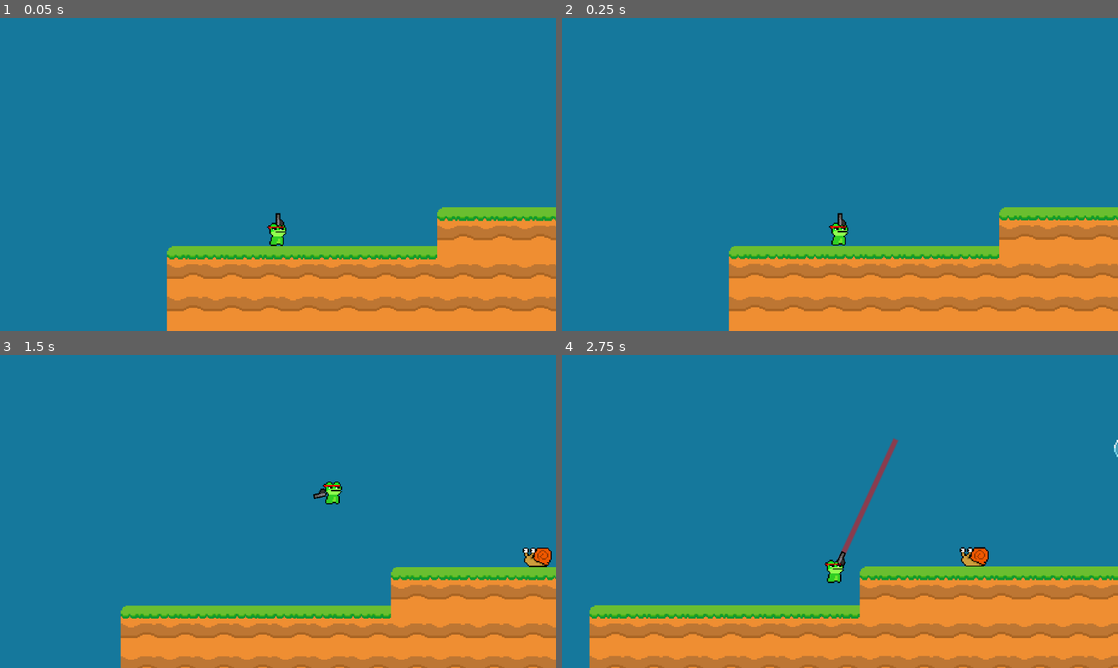
Above: before the commit, frames 1-4 (two rows, left to right).
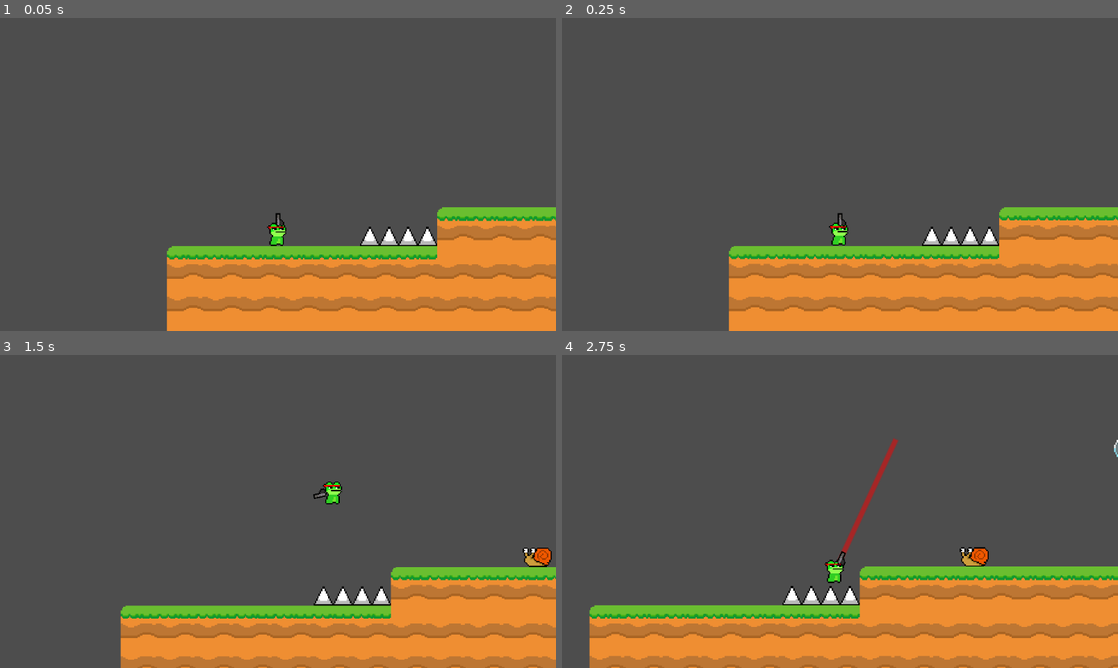
Above: after the commit, the same moments.

Repository: DylanMather2004/Gunphibian
Game: Godot game, scene res://Scenes/Levels/Level 1.tscn
The game is run twice, just before and just after one commit, with the same random seed, the same clock (stepped at 60 frames per second) and the same inputs. The project has no main scene, so this scene is started directly.
Inputs (mouse positions are in pixels of both pictures, inside the frame that each line leads up to):
- Up to frame 1 (0.05 s): no input
- Up to frame 2 (0.25 s): no input
- Up to frame 3 (1.5 s): tap Enter at 0.5 s; move the mouse to (400, 495) at 0.52 s; hold Right mouse button (Lick) 0.53-1.28 s; hold D (Right) from 0.53 s (still down); tap Space (Jump) at 0.77, 0.8, 1.07, 1.35 s; move the mouse to (166, 527) at 1.27 s
- Up to frame 4 (2.75 s): tap Space (Jump) at 1.52, 1.82, 2.3 s; right-click (728, 527) at 1.55 s; move the mouse to (895, 442) at 2.02 s; release D (Right) at 2.03 s; hold A (Left) from 2.03 s (still down); hold Right mouse button (Lick) from 2.03 s (still down)

The runs differ from the first frame. In frame 1, 78% of the frame differs, in the area x 0-100%, y 0-100%; in frame 2, 78%; in frame 3, 80%; in frame 4, 75%.

Commit message:
Game Over UI added and scripted
-----Changelog-----
- Game Over UI canvas created
- Script added to manage the UI button input
- Game Manager Script Created, instantiates UI on player death
- Player Death Function now locks input and broadcasts a signal to the game manager.
- Hazard Script created for anything designed to insta-kill the player
- Spike Prefab created

Diff:
--- /dev/null
+++ b/GameOverUI.tscn
@@ -0,0 +1,50 @@
+[gd_scene load_steps=2 format=3 uid="uid://c0gxti5hs8hdg"]
+
+[ext_resource type="Script" path="res://Scripts/UI Scripts/GameOverUI.gd" id="1_xx5js"]
+
+[node name="GameOverUI" type="CanvasLayer"]
+script = ExtResource("1_xx5js")
+
+[node name="Control" type="Control" parent="."]
+layout_mode = 3
+anchors_preset = 0
+offset_right = 40.0
+offset_bottom = 40.0
+
+[node name="QuitText" type="RichTextLabel" parent="Control"]
+offset_left = 249.0
+offset_top = 50.0
+offset_right = 1402.0
+offset_bottom = 699.0
+theme_override_font_sizes/normal_font_size = 100
+text = "GAME OVER"
+
+[node name="RetryButton" type="Button" parent="Control"]
+layout_mode = 0
+offset_left = 433.0
+offset_top = 217.0
+offset_right = 654.0
+offset_bottom = 258.0
+theme_override_font_sizes/font_size = 34
+text = "Retry Level"
+
+[node name="QuitButton" type="Button" parent="Control"]
+layout_mode = 0
+offset_left = 433.0
+offset_top = 407.0
+offset_right = 654.0
+offset_bottom = 462.0
+theme_override_font_sizes/font_size = 34
+text = "Quit"
+
+[node name="MapButton" type="Button" parent="Control"]
+layout_mode = 0
+offset_left = 420.0
+offset_top = 315.0
+offset_right = 672.0
+offset_bottom = 370.0
+theme_override_font_sizes/font_size = 34
+text = "Return To Map"
+
+[connection signal="pressed" from="Control/RetryButton" to="." method="_on_retry_button_pressed"]
+[connection signal="pressed" from="Control/QuitButton" to="." method="_on_quit_button_pressed"]
--- a/Scenes/Levels/Level 1.tscn
+++ b/Scenes/Levels/Level 1.tscn
@@ -1,9 +1,12 @@
-[gd_scene load_steps=7 format=3 uid="uid://l0it6ilr8erk"]
+[gd_scene load_steps=10 format=3 uid="uid://l0it6ilr8erk"]
 
 [ext_resource type="Texture2D" uid="uid://bbux61q8qlcrt" path="res://Art/Tilesets/Grass-002.png" id="2_fy4gc"]
 [ext_resource type="PackedScene" uid="uid://cydm7urjdntlb" path="res://Scenes/Prefabs/Characters/player.tscn" id="2_qc2w8"]
 [ext_resource type="PackedScene" uid="uid://74qvrk8yt17x" path="res://Scenes/Prefabs/Characters/Enemies/snail.tscn" id="3_f2bri"]
 [ext_resource type="PackedScene" uid="uid://bmht2rmdlk4ia" path="res://Scenes/Prefabs/World/bubble.tscn" id="4_vx2b4"]
+[ext_resource type="Script" path="res://Scripts/Game Scripts/GameManager.gd" id="5_7snrx"]
+[ext_resource type="PackedScene" uid="uid://c0gxti5hs8hdg" path="res://GameOverUI.tscn" id="6_jrpnt"]
+[ext_resource type="PackedScene" uid="uid://doxddrqq4347p" path="res://Scenes/Prefabs/World/Obstacles/spike.tscn" id="7_3j8il"]
 
 [sub_resource type="TileSetAtlasSource" id="TileSetAtlasSource_3md8i"]
 texture = ExtResource("2_fy4gc")
@@ -68,3 +71,20 @@
 
 [node name="Bubble" parent="." instance=ExtResource("4_vx2b4")]
 position = Vector2(447, -2)
+
+[node name="GameManager" type="Node" parent="." node_paths=PackedStringArray("PlayerRef")]
+script = ExtResource("5_7snrx")
+PlayerRef = NodePath("../Player")
+UIRef = ExtResource("6_jrpnt")
+
+[node name="Spike" parent="." instance=ExtResource("7_3j8il")]
+position = Vector2(216, 120)
+
+[node name="Spike2" parent="." instance=ExtResource("7_3j8il")]
+position = Vector2(200, 120)
+
+[node name="Spike3" parent="." instance=ExtResource("7_3j8il")]
+position = Vector2(184, 120)
+
+[node name="Spike4" parent="." instance=ExtResource("7_3j8il")]
+position = Vector2(168, 120)
--- a/Scenes/Prefabs/Characters/Enemies/snail.tscn
+++ b/Scenes/Prefabs/Characters/Enemies/snail.tscn
@@ -11,6 +11,21 @@
 
 [sub_resource type="RectangleShape2D" id="RectangleShape2D_lvsga"]
 size = Vector2(23, 15)
+
+[sub_resource type="Animation" id="Animation_ot1l1"]
+length = 0.001
+tracks/0/type = "value"
+tracks/0/imported = false
+tracks/0/enabled = true
+tracks/0/path = NodePath(".:modulate")
+tracks/0/interp = 1
+tracks/0/loop_wrap = true
+tracks/0/keys = {
+"times": PackedFloat32Array(0),
+"transitions": PackedFloat32Array(1),
+"update": 0,
+"values": [Color(1, 1, 1, 1)]
+}
 
 [sub_resource type="Animation" id="Animation_f307r"]
 resource_name = "base"
@@ -27,25 +42,9 @@
 "values": [Color(1, 1, 1, 1)]
 }
 
-[sub_resource type="Animation" id="Animation_ot1l1"]
-length = 0.001
-tracks/0/type = "value"
-tracks/0/imported = false
-tracks/0/enabled = true
-tracks/0/path = NodePath(".:modulate")
-tracks/0/interp = 1
-tracks/0/loop_wrap = true
-tracks/0/keys = {
-"times": PackedFloat32Array(0),
-"transitions": PackedFloat32Array(1),
-"update": 0,
-"values": [Color(1, 1, 1, 1)]
-}
-
 [sub_resource type="Animation" id="Animation_vxxnt"]
 resource_name = "hurt"
 length = 0.5
-loop_mode = 1
 tracks/0/type = "value"
 tracks/0/imported = false
 tracks/0/enabled = true
@@ -66,9 +65,10 @@
 "hurt": SubResource("Animation_vxxnt")
 }
 
-[node name="Snail" type="CharacterBody2D" groups=["Enemy"]]
+[node name="Snail" type="CharacterBody2D" node_paths=PackedStringArray("hurt_animator") groups=["Enemy"]]
 script = ExtResource("1_i84f6")
 _max_health = 3
+hurt_animator = NodePath("AnimationPlayer")
 
 [node name="Sprite2D" type="Sprite2D" parent="."]
 z_index = 1
--- a/Scenes/Prefabs/Characters/player.tscn
+++ b/Scenes/Prefabs/Characters/player.tscn
@@ -7,7 +7,7 @@
 [ext_resource type="PackedScene" uid="uid://oem1otp5oyxl" path="res://Scenes/Prefabs/Projectiles/bullet.tscn" id="4_wv51l"]
 
 [sub_resource type="RectangleShape2D" id="RectangleShape2D_v3why"]
-size = Vector2(18, 19)
+size = Vector2(15, 18)
 
 [sub_resource type="Animation" id="Animation_ecwdy"]
 resource_name = "Hurt"
@@ -92,7 +92,7 @@
 texture = ExtResource("2_b3twc")
 
 [node name="CollisionShape2D" type="CollisionShape2D" parent="."]
-position = Vector2(-1, 0.5)
+position = Vector2(-0.5, 1)
 shape = SubResource("RectangleShape2D_v3why")
 
 [node name="Pistol" type="Node2D" parent="."]
--- /dev/null
+++ b/Scenes/Prefabs/World/Obstacles/spike.tscn
@@ -0,0 +1,15 @@
+[gd_scene load_steps=3 format=3 uid="uid://doxddrqq4347p"]
+
+[ext_resource type="Script" path="res://Scripts/World Scripts/Hazard.gd" id="1_rk0o5"]
+[ext_resource type="Texture2D" uid="uid://dy22t4l8ggfx" path="res://Art/Obstacles/Spike.png" id="1_tefoq"]
+
+[node name="Spike" type="Area2D" groups=["hazard"]]
+script = ExtResource("1_rk0o5")
+
+[node name="Sprite2D" type="Sprite2D" parent="."]
+texture = ExtResource("1_tefoq")
+
+[node name="CollisionPolygon2D" type="CollisionPolygon2D" parent="."]
+polygon = PackedVector2Array(0, -8, 7, 7, -7, 7)
+
+[connection signal="body_entered" from="." to="." method="_on_body_entered"]
--- a/Scripts/Character Scripts/Enemies/Enemy.gd
+++ b/Scripts/Character Scripts/Enemies/Enemy.gd
@@ -3,6 +3,7 @@
 var _health = 5
 @export var _max_health = 5
 @export var _damage = 2
+@export var hurt_animator:AnimationPlayer
 
 func _ready():
 	_health=_max_health
@@ -10,6 +11,8 @@
 func change_health(change):
 	_health += change
 	_health = clampi(_health,0,_max_health)
+	if change <0&&hurt_animator: #<-------- For Enemy Prototyping, remove in final build
+		hurt_animator.play('hurt')#<-------- IMPORTANT: All Enemy hurt animations must be called 'Hurt'
 	if _health==0:
 		queue_free()
 
--- a/Scripts/Character Scripts/Enemies/Snail.gd
+++ b/Scripts/Character Scripts/Enemies/Snail.gd
@@ -14,6 +14,10 @@
 
 	move_and_slide()
 
+func change_health(change):
+	super.change_health(change)
+	#if change <0:
+		#$AnimationPlayer.play("hurt")
 
 func _on_area_2d_body_entered(body):
 	if body == self:
--- a/Scripts/Character Scripts/Player.gd
+++ b/Scripts/Character Scripts/Player.gd
@@ -8,6 +8,7 @@
 @export var i_frames = 0.2
 var invincible = false
 var health
+var paused = false
 var jumpBuffer:float = 0.0
 @export_range(0.0,1.0)var acceleration=0.25
 @export_range(0.0,1.0)var friction=0.1
@@ -15,6 +16,7 @@
 var end_point:Vector2 = Vector2.ZERO
 var target:Node2D=null
 
+signal player_dead
 
 var line_colour:Color = Color(255,0,0,0.5)
 
@@ -27,45 +29,46 @@
 	health = max_health
 
 func _physics_process(delta):
-	if invincible:
-		if !$AnimationPlayer.is_playing():
-			$AnimationPlayer.play("IFrame")
-	if jumpBuffer > 0.0:
-		jumpBuffer-=delta
-		print(jumpBuffer)
-	direction = Input.get_axis("Left","Right")
-	if direction:
-		velocity.x=lerp(velocity.x,direction*move_speed,acceleration)
-	else:
-		velocity.x=lerp(velocity.x,0.0,friction)
-	velocity.y+=gravity*delta
+	if paused == false:
+		if invincible:
+			if !$AnimationPlayer.is_playing():
+				$AnimationPlayer.play("IFrame")
+		if jumpBuffer > 0.0:
+			jumpBuffer-=delta
+			print(jumpBuffer)
+		direction = Input.get_axis("Left","Right")
+		if direction:
+			velocity.x=lerp(velocity.x,direction*move_speed,acceleration)
+		else:
+			velocity.x=lerp(velocity.x,0.0,friction)
+		velocity.y+=gravity*delta
 
 
-	if Input.is_action_just_released("Lick"):
-		Engine.time_scale = 1
-		_fling_calculation()
-	move_and_slide()
-	if Input.is_action_just_pressed('Jump'):
-		jumpBuffer=0.2
-	if jumpBuffer>0.0&&is_on_floor():
-		velocity.y=-jump_height
-	var space_state = get_world_2d().direct_space_state
-	var query = PhysicsRayQueryParameters2D.create(global_position,get_global_mouse_position(),collision_mask,[self])
-	query.collide_with_areas=true
-	var result = space_state.intersect_ray(query)
-	if result:
-		end_point=result.position
-		if result.collider.is_in_group('Lickable'):
-			line_colour = Color(0,255,0,0.5)
-			target=result.collider
+		if Input.is_action_just_released("Lick"):
+			Engine.time_scale = 1
+			_fling_calculation()
+		move_and_slide()
+		if Input.is_action_just_pressed('Jump'):
+			jumpBuffer=0.2
+		if jumpBuffer>0.0&&is_on_floor():
+			velocity.y=-jump_height
+		var space_state = get_world_2d().direct_space_state
+		var query = PhysicsRayQueryParameters2D.create(global_position,get_global_mouse_position(),collision_mask,[self])
+		query.collide_with_areas=true
+		var result = space_state.intersect_ray(query)
+		if result:
+			end_point=result.position
+			if result.collider.is_in_group('Lickable'):
+				line_colour = Color(0,255,0,0.5)
+				target=result.collider
+			else:
+				line_colour=Color(255,0,0,0.5)
+				target=null
 		else:
 			line_colour=Color(255,0,0,0.5)
+			end_point=get_global_mouse_position()
 			target=null
-	else:
-		line_colour=Color(255,0,0,0.5)
-		end_point=get_global_mouse_position()
-		target=null
-	queue_redraw()
+		queue_redraw()
 
 
 func _fling_calculation():
@@ -87,6 +90,8 @@
 		_die()
 func _die():
 	print('DEAD')
+	emit_signal('player_dead')
+	paused=true
 
 func start_i_frames():
 	invincible=true
--- /dev/null
+++ b/Scripts/Game Scripts/GameManager.gd
@@ -0,0 +1,15 @@
+extends Node
+
+@export var PlayerRef:CharacterBody2D
+@export var UIRef:PackedScene
+
+func _ready():
+	var emitter = PlayerRef
+	emitter.player_dead.connect(_player_dead)
+
+func _restart_level():
+	get_tree().root.reload_current_scene()
+
+func _player_dead():
+	var UIInstance=UIRef.instantiate()
+	get_tree().root.add_child.call_deferred(UIInstance)
--- /dev/null
+++ b/Scripts/UI Scripts/GameOverUI.gd
@@ -0,0 +1,10 @@
+extends CanvasLayer
+
+
+func _on_retry_button_pressed():
+	get_tree().reload_current_scene()
+	queue_free()
+
+
+func _on_quit_button_pressed():
+	get_tree().quit()
--- /dev/null
+++ b/Scripts/World Scripts/Hazard.gd
@@ -0,0 +1,6 @@
+extends Node
+
+
+func _on_body_entered(body):
+	if body.is_in_group('Player'):
+		body._die()
--- a/project.godot
+++ b/project.godot
@@ -67,4 +67,3 @@
 [rendering]
 
 textures/canvas_textures/default_texture_filter=0
-environment/defaults/default_clear_color=Color(0.0814856, 0.472428, 0.613207, 1)
Binary file added: Art/Obstacles/Spike.png
Not shown, added: Art/Obstacles/Spike.png.import
